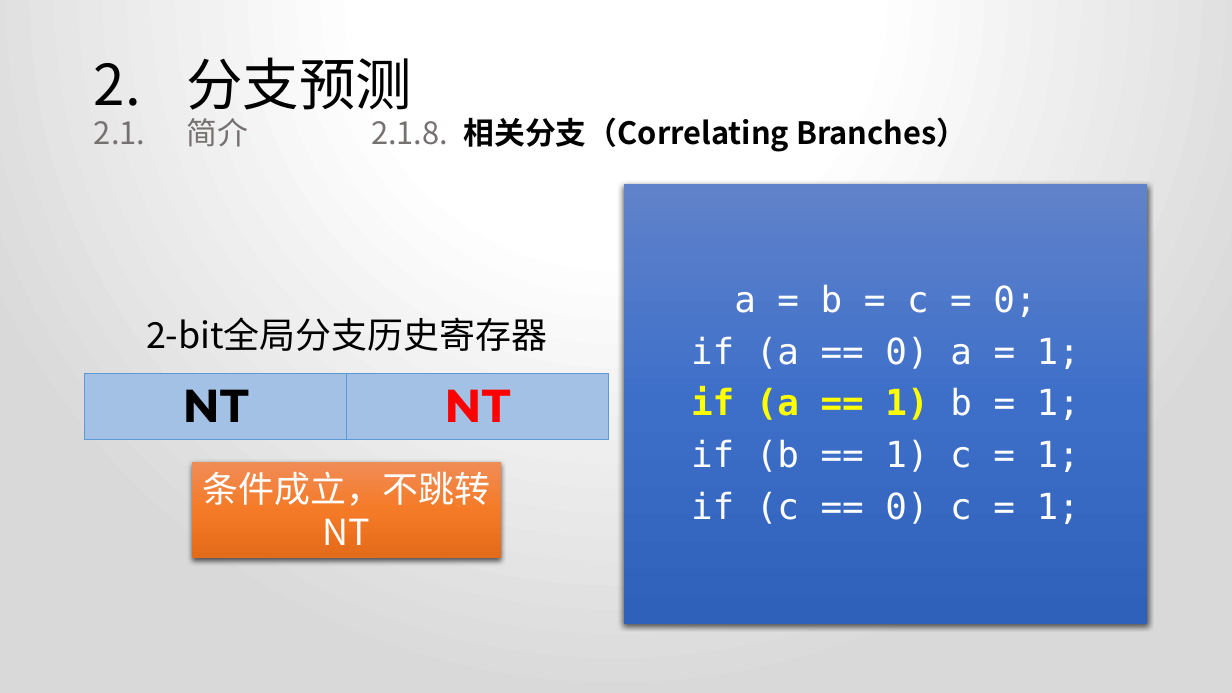
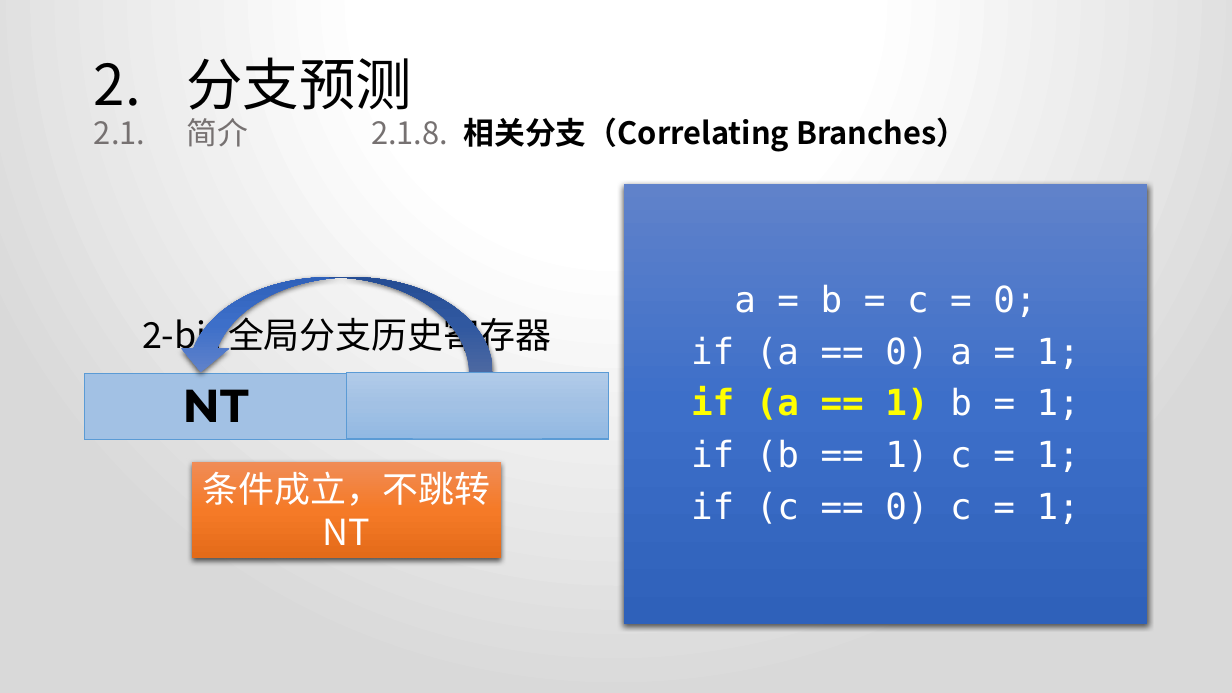
Before and after one commit to xuhongxu96/Computer-Architecture-Thesis, a slide deck: slide 59 of 从AMD Zen看CPU发展趋势.pptx. Drawn at 1232x693 pixels with LibreOffice and Linux fonts; fonts in the diff are those of the drawing. Boxes give left, top, right and bottom in pixels: in the first picture for what was removed or moved away, otherwise in the second. Text is boxed around its words. In the diff, an @@ line names an element or a change of style, - is before the commit and + after.

```diff
--- a/从AMD Zen看CPU发展趋势.pptx
+++ b/从AMD Zen看CPU发展趋势.pptx
@@ curved up arrow added at [177,277,493,372], fill gradient #6183CB to #3E70CA to #3062BB @@
@@ text at [142,312,551,358]: spaces changed @@
-2-bit全局分支历史寄存器
+2-bit 全局分支历史寄存器
@@ rectangle added at [347,372,608,438], fill gradient #B1CBE9 to #A3C1E5 to #93B9E4, outline #5B9BD5 0.5 pt @@
```
Also in this commit, not shown: 11 other slides changed, 2 slides added, 1 other file.
